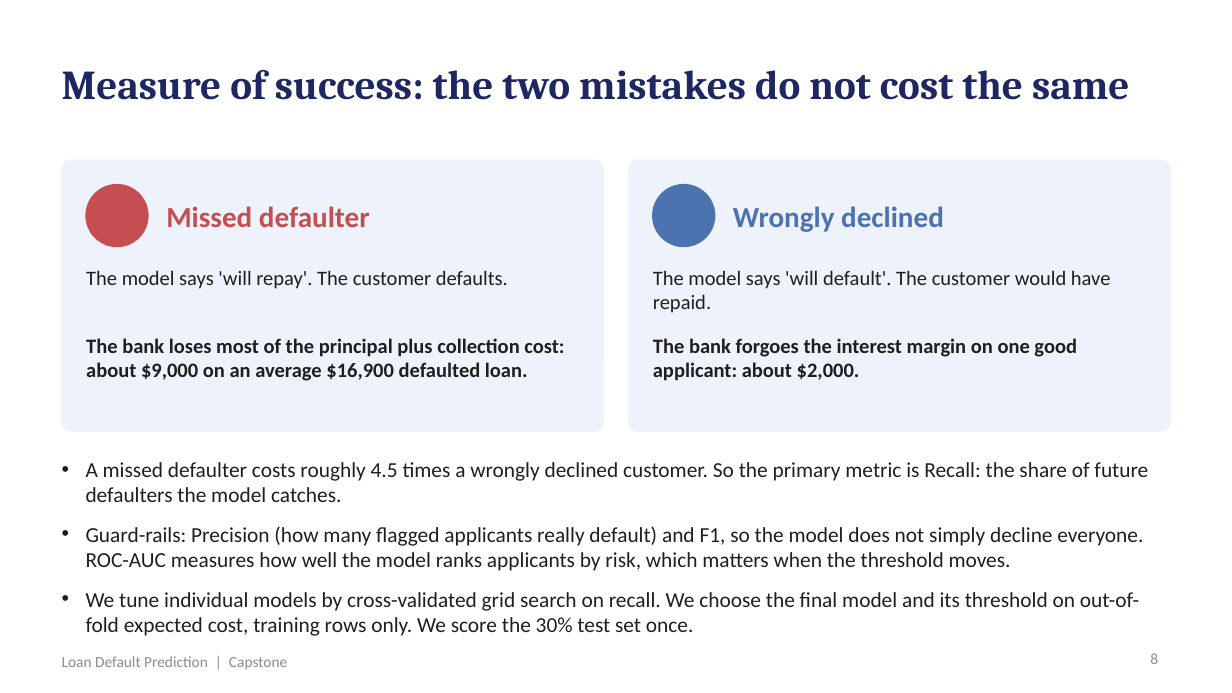
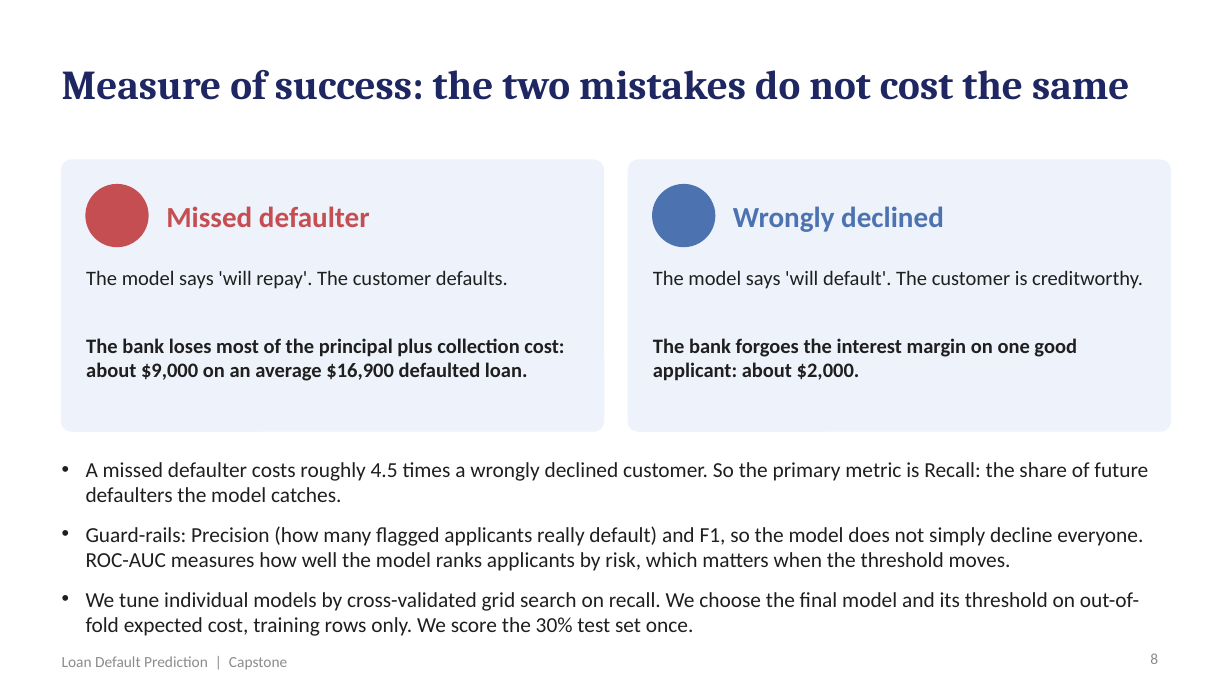
Before and after one commit to shubham1891/Personal-code, a slide deck: slide 8 of presentation/Loan_Default_Prediction_Presentation.pptx. Drawn at 1232x693 pixels with LibreOffice and Linux fonts; fonts in the diff are those of the drawing. Boxes give left, top, right and bottom in pixels: in the first picture for what was removed or moved away, otherwise in the second. Text is boxed around its words. In the diff, an @@ line names an element or a change of style, - is before the commit and + after.

```diff
--- a/presentation/Loan_Default_Prediction_Presentation.pptx
+++ b/presentation/Loan_Default_Prediction_Presentation.pptx
@@ text at (653, 270, 1143, 289): text changed @@
-The model says 'will default'. The customer would have repaid.
+The model says 'will default'. The customer is creditworthy.
```
Also in this commit, not shown: 10 other slides changed, 20 other files.
